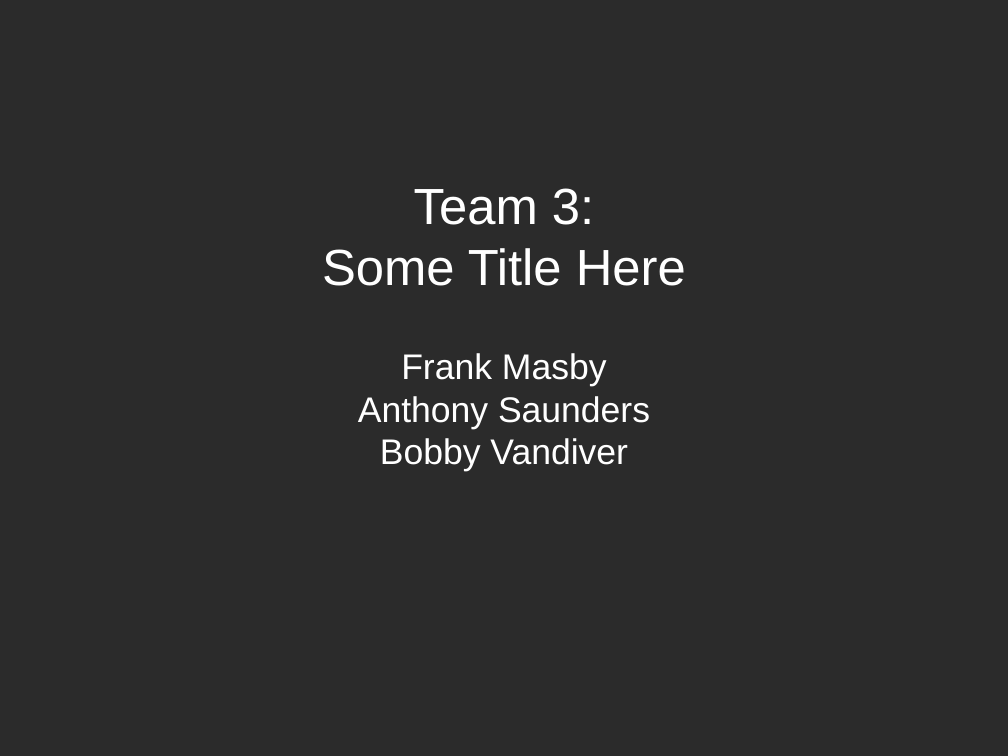
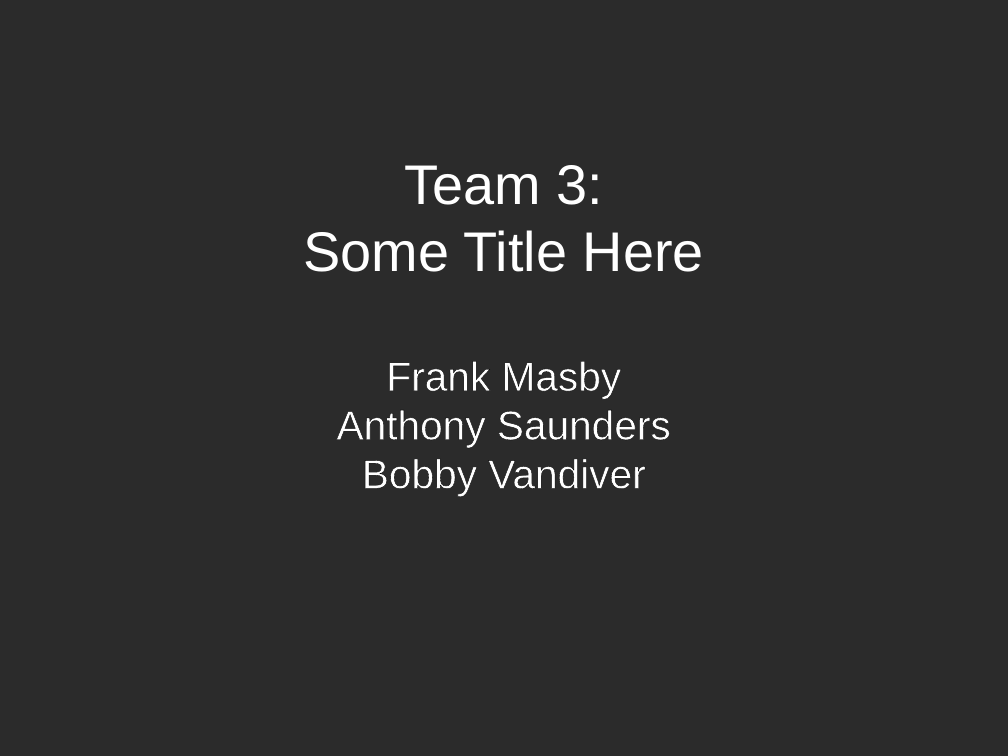
Before and after one commit to bobby-vandiver/cs485-xna-final, a slide deck: slide 1 of team3.odp. Drawn at 1008x756 pixels with LibreOffice and Linux fonts; fonts in the diff are those of the drawing; background and template pictures are left out; a plain dark background stands for a picture behind light text. Boxes give left, top, right and bottom in pixels: in the first picture for what was removed or moved away, otherwise in the second. Text is boxed around its words. In the diff, an @@ line names an element or a change of style, - is before the commit and + after.

```diff
--- a/team3.odp
+++ b/team3.odp
@@ subtitle "Team 3:" at (303, 165, 704, 496): size 40 to 44 pt in "Team 3:", "Some Title Here"; size 28 to 32 pt, letter outline none to #000000 0.75 pt in "Frank Masby", "Anthony Saunders", "Bobby Vandiver" @@
```
Also in this commit, not shown: 13 other slides changed.
